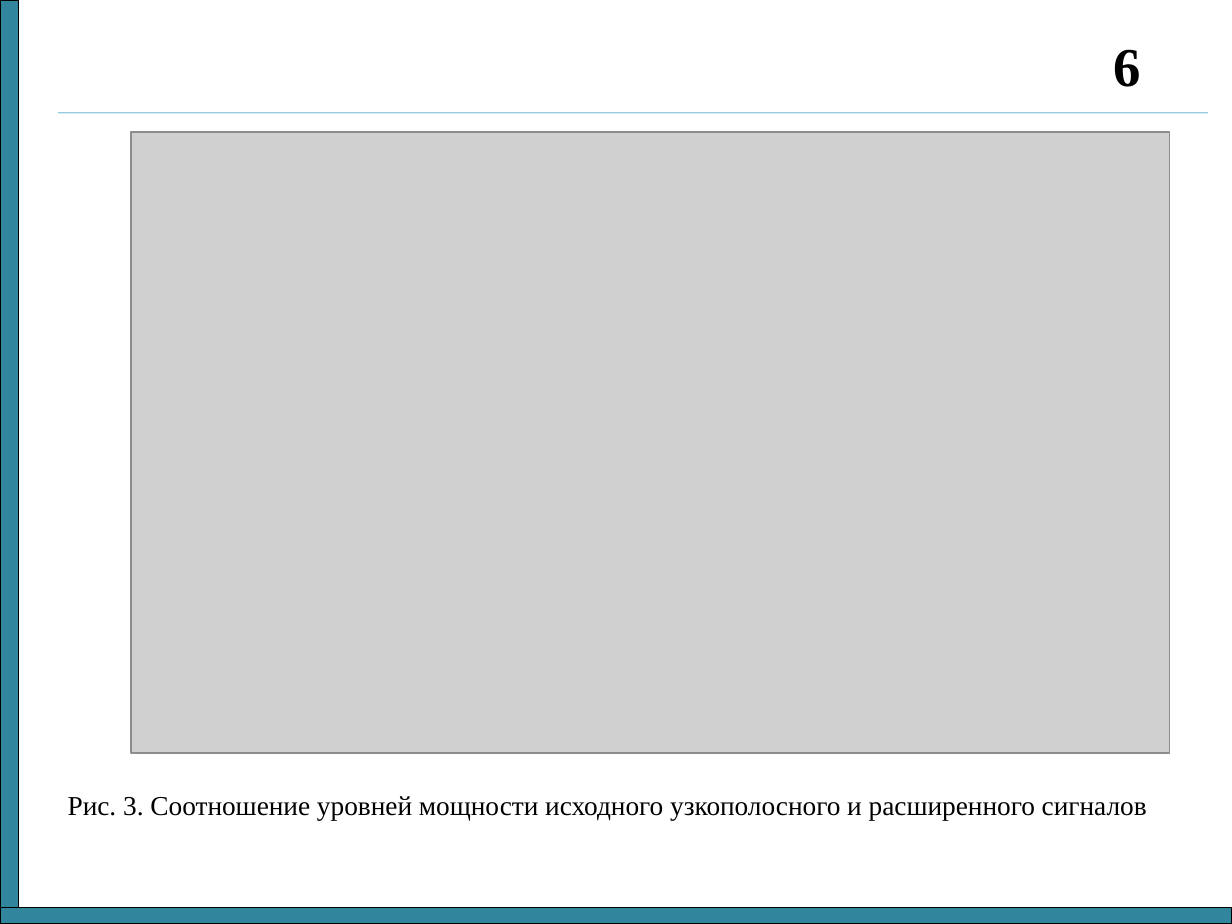
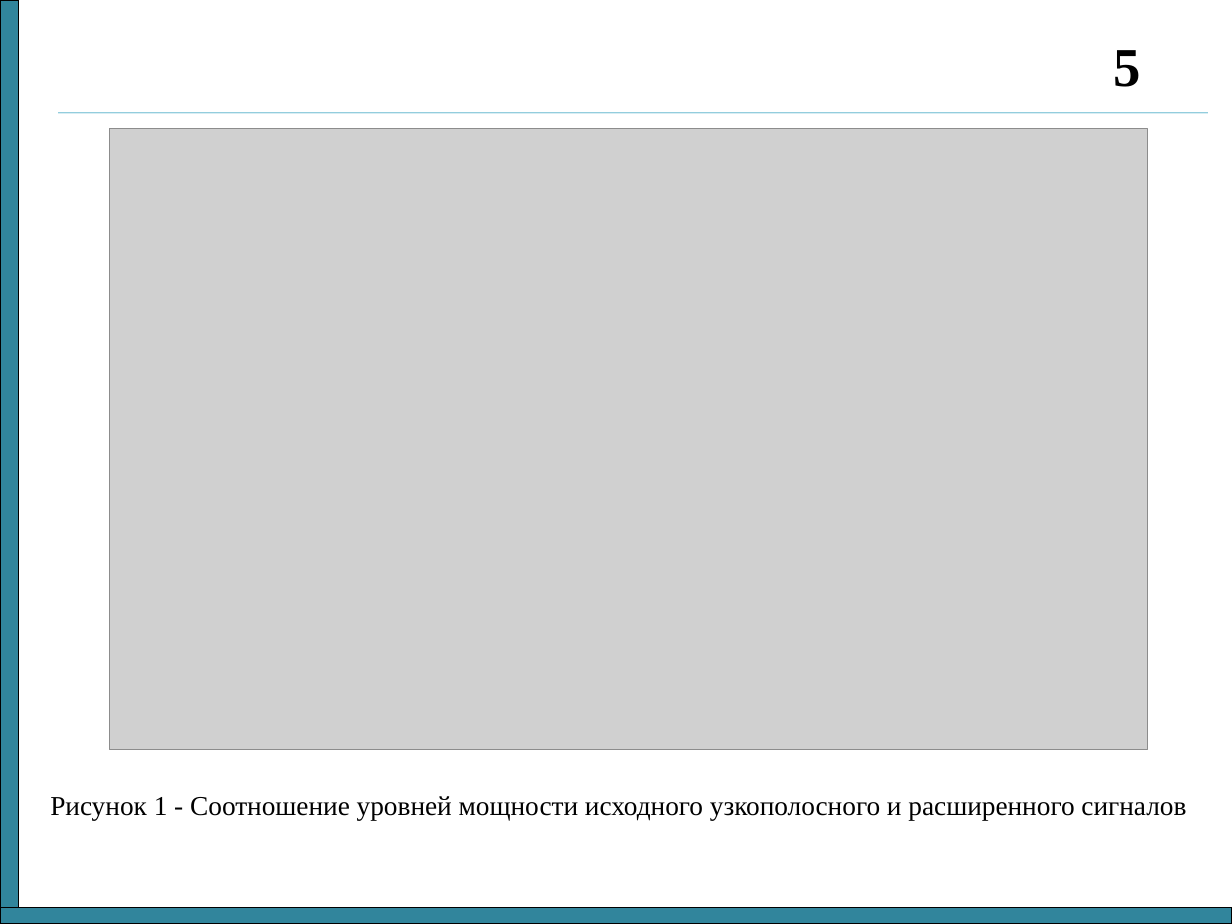
Before and after one commit to nikok94/dissertation, a slide deck: slide 5 of Отчет 3 семестр.ppt (slide 6 before the commit). Drawn at 1232x924 pixels with LibreOffice and Linux fonts; fonts in the diff are those of the drawing; grey boxes stand for pictures. Boxes give left, top, right and bottom in pixels: in the first picture for what was removed or moved away, otherwise in the second. Text is boxed around its words. In the diff, an @@ line names an element or a change of style, - is before the commit and + after.

```diff
--- a/Отчет 3 семестр.ppt
+++ b/Отчет 3 семестр.ppt
@@ page number at (1113,50,1140,87): text changed @@
-6
+5
@@ picture: place and size @@
-picture at (131,132,1169,753)
+picture at (110,129,1148,750)
@@ text at (50,796,1186,820): text changed @@
-Рис. 3. Соотношение уровней мощности исходного узкополосного и расширенного сигналов
+Рисунок 1 - Соотношение уровней мощности исходного узкополосного и расширенного сигналов
```
Also in this commit, not shown: 3 other slides changed, 1 slide added, 1 slide removed, 1 other file.
